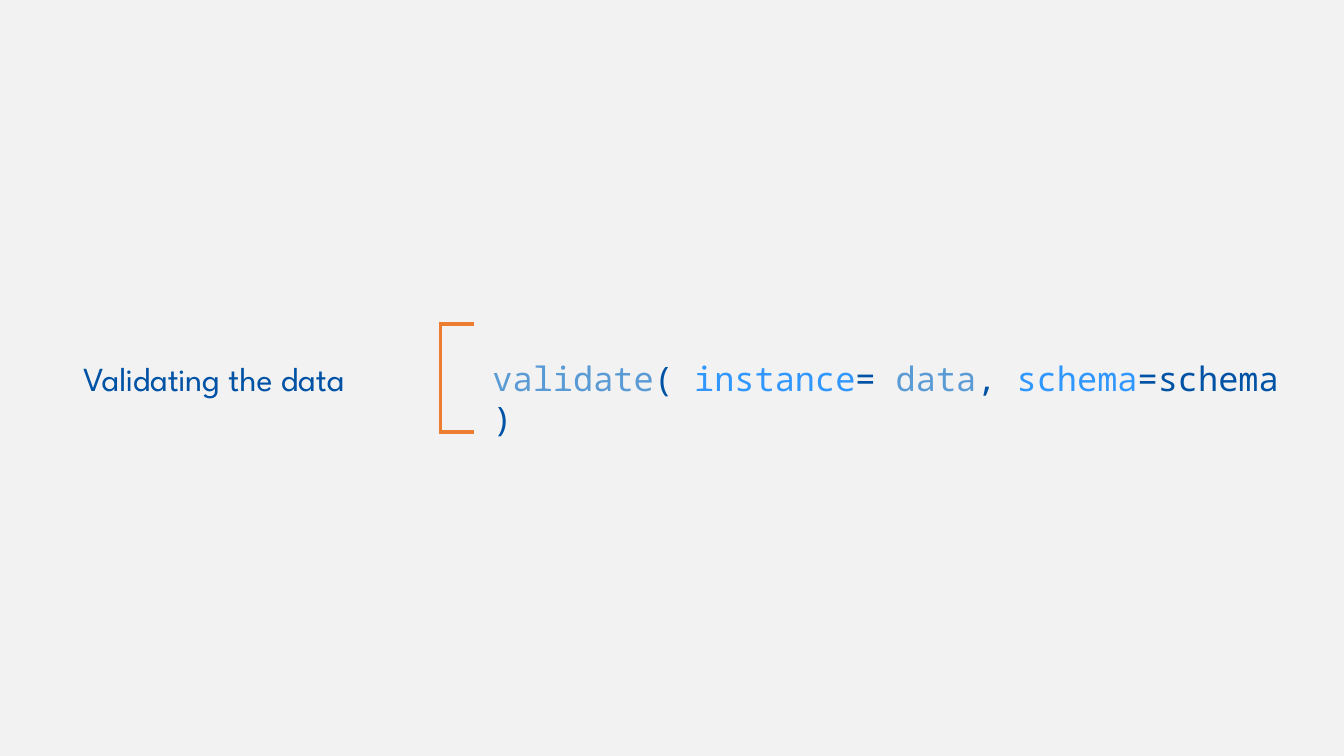
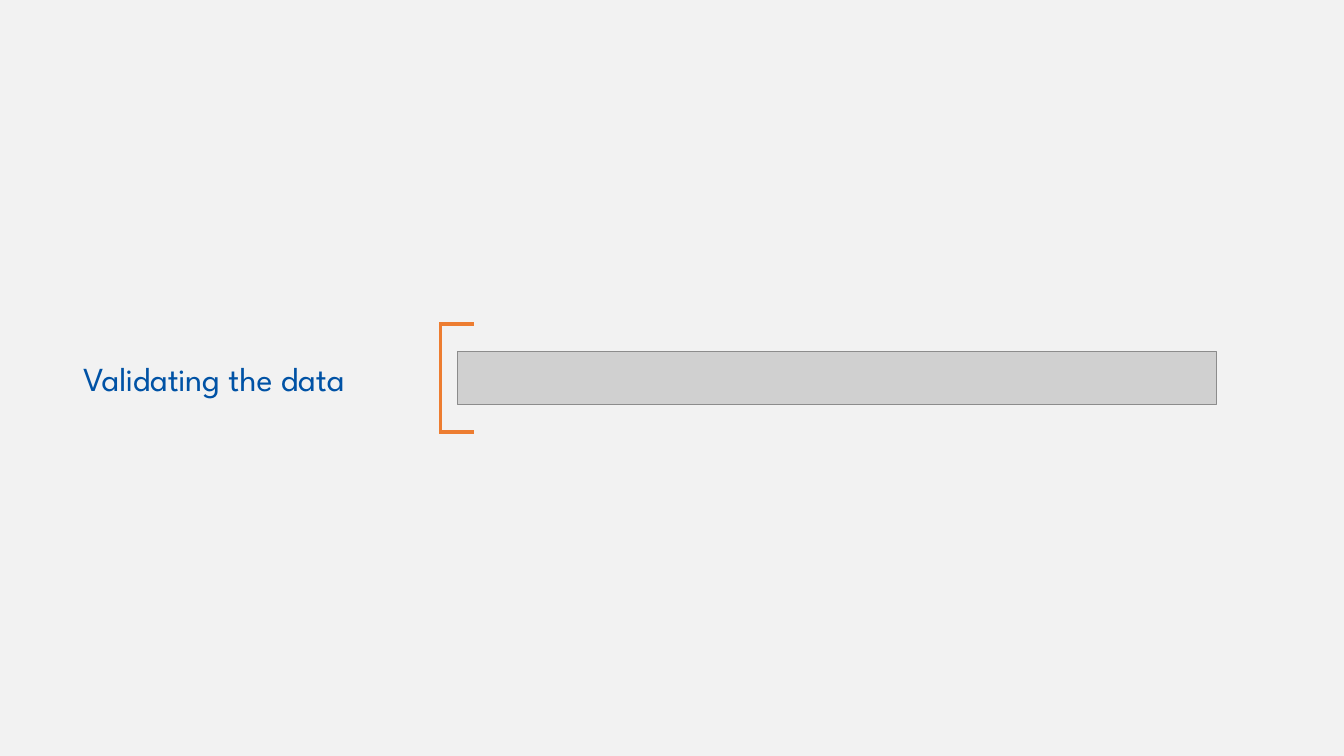
Before and after one commit to w3c/wot-cg, a slide deck: slide 25 of Tutorials/whatiswot/8-JSON_Schema_in_Practice_3/8-JSON_Schema_in_Practice_3.pptx. Drawn at 1344x756 pixels with LibreOffice and Linux fonts; fonts in the diff are those of the drawing; grey boxes stand for pictures. Boxes give left, top, right and bottom in pixels: in the first picture for what was removed or moved away, otherwise in the second. Text is boxed around its words. In the diff, an @@ line names an element or a change of style, - is before the commit and + after.

```diff
--- a/Tutorials/whatiswot/8-JSON_Schema_in_Practice_3/8-JSON_Schema_in_Practice_3.pptx
+++ b/Tutorials/whatiswot/8-JSON_Schema_in_Practice_3/8-JSON_Schema_in_Practice_3.pptx
@@ picture added at <box>457,352,1216,405</box> @@
@@ text removed at <box>492,365,1279,397</box> @@
-validate( instance= data, schema=schema )
```
Also in this commit, not shown: 13 other slides changed, 3 slides added, 3 slides removed, 21 other files.
